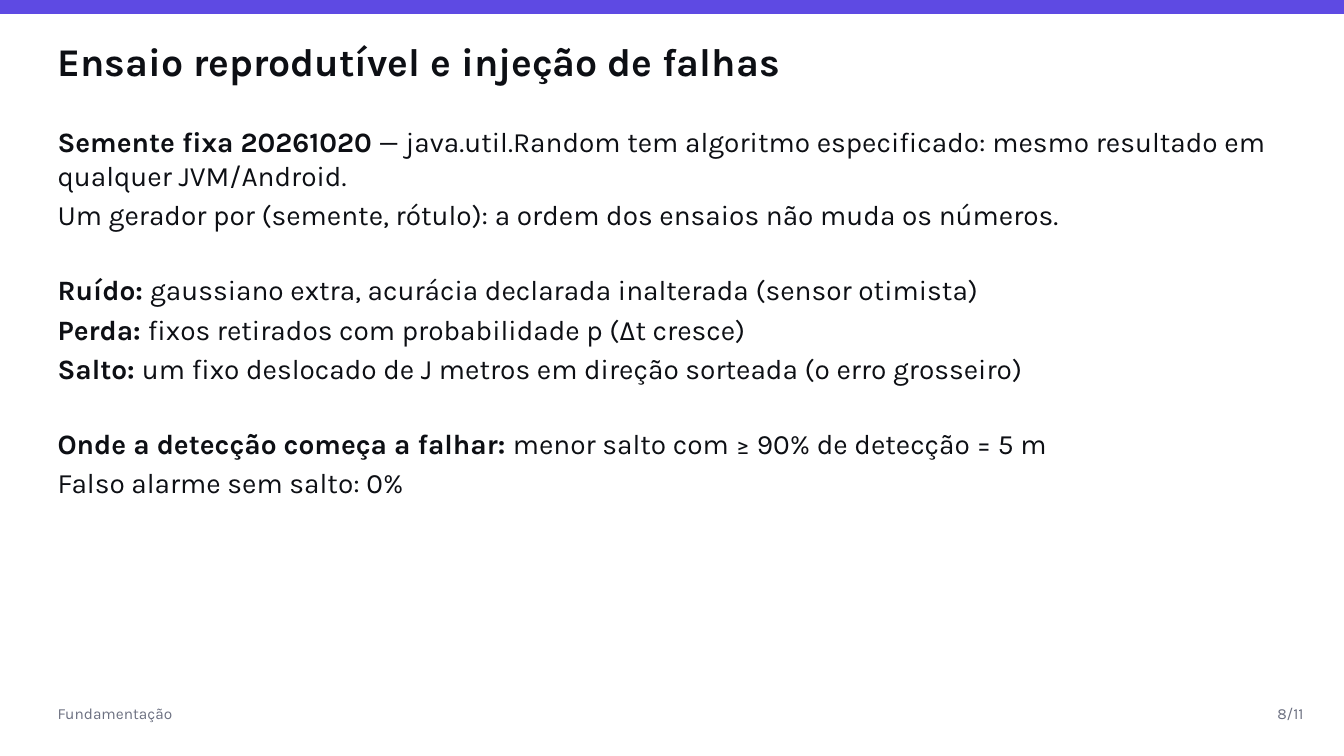
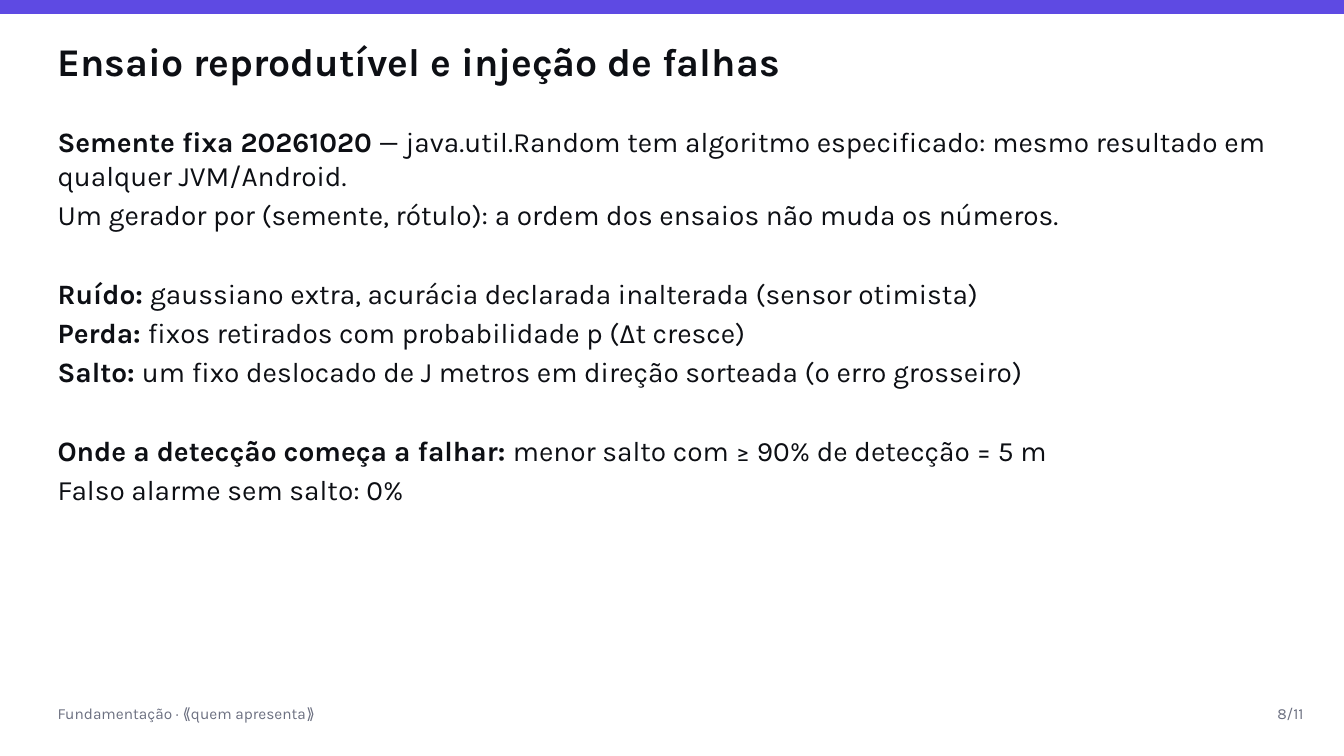
Before and after one commit to AlphaFNTZ/rastro, a slide deck: slide 8 of docs/presentations/apresentacao_I_AV1.pptx. Drawn at 1344x756 pixels with LibreOffice and Linux fonts; fonts in the diff are those of the drawing. Boxes give left, top, right and bottom in pixels: in the first picture for what was removed or moved away, otherwise in the second. Text is boxed around its words. In the diff, an @@ line names an element or a change of style, - is before the commit and + after.

```diff
--- a/docs/presentations/apresentacao_I_AV1.pptx
+++ b/docs/presentations/apresentacao_I_AV1.pptx
@@ text "Semente fixa 20261020 — java.util.Random ..." rewrapped from (58, 132, 1265, 494) to (58, 132, 1265, 501) @@
@@ text at (58, 708, 306, 723): text changed @@
-Fundamentação
+Fundamentação · ⟪quem apresenta⟫
```
Also in this commit, not shown: 6 other slides changed, 3 slides added, 3 slides removed, 1 other file.
